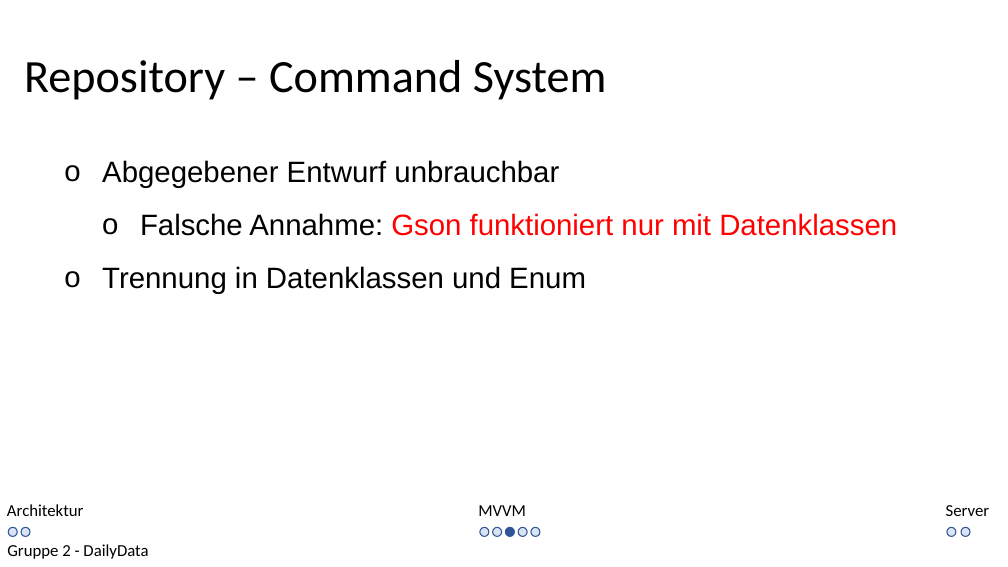
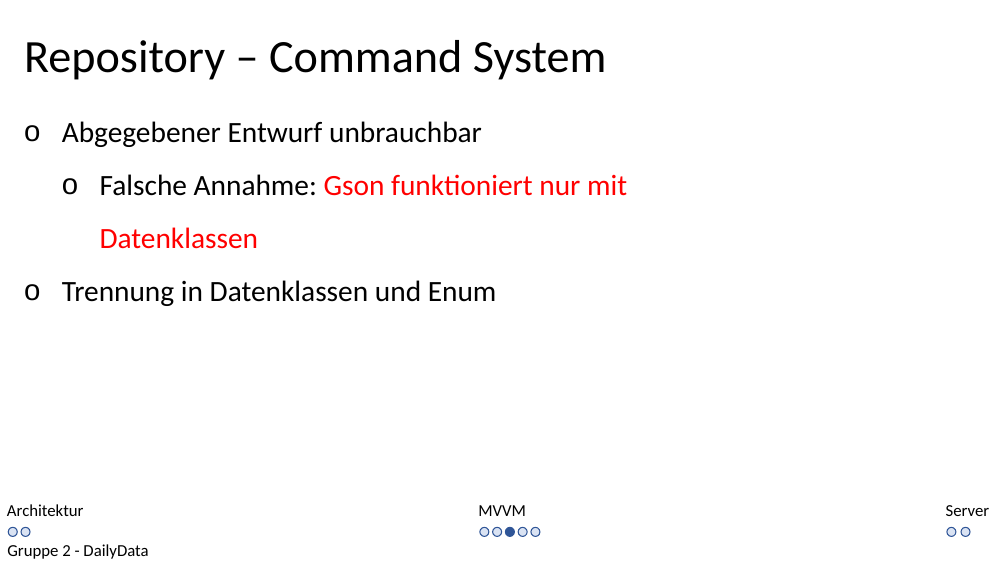
Before and after one commit to kittyahy/PSEAppGruppe2, a slide deck: slide 7 of Praesentationen/02-Entwurfsphase/Entwurf Präsentation.pptx. Drawn at 1008x567 pixels with LibreOffice and Linux fonts; fonts in the diff are those of the drawing. Boxes give left, top, right and bottom in pixels: in the first picture for what was removed or moved away, otherwise in the second. Text is boxed around its words. In the diff, an @@ line names an element or a change of style, - is before the commit and + after.

```diff
--- a/Praesentationen/02-Entwurfsphase/Entwurf Präsentation.pptx
+++ b/Praesentationen/02-Entwurfsphase/Entwurf Präsentation.pptx
@@ text "Repository – Command System": place and size @@
-text "Repository – Command System" at bbox=[24, 60, 607, 100]
+text "Repository – Command System" at bbox=[24, 40, 607, 80]
@@ text "Abgegebener Entwurf unbrauchbar": place and size @@
-text "Abgegebener Entwurf unbrauchbar" at bbox=[102, 160, 897, 294]
+text "Abgegebener Entwurf unbrauchbar" at bbox=[62, 121, 627, 306]
@@ text "Abgegebener Entwurf unbrauchbar" at bbox=[62, 121, 627, 306]: font Arial to Calibri @@
```
Also in this commit, not shown: 10 other slides changed, 1 slide added, 19 other files.
